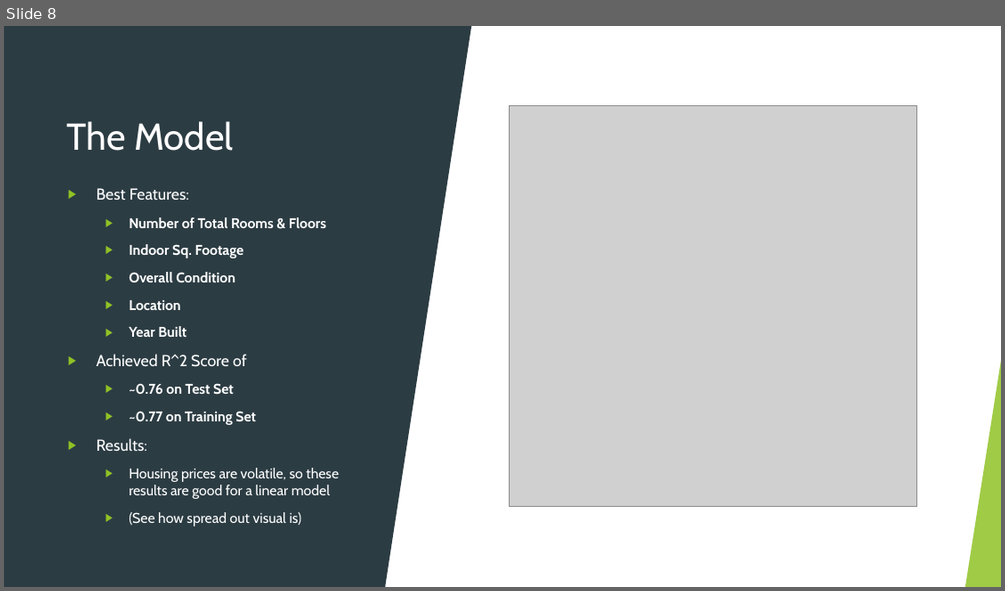
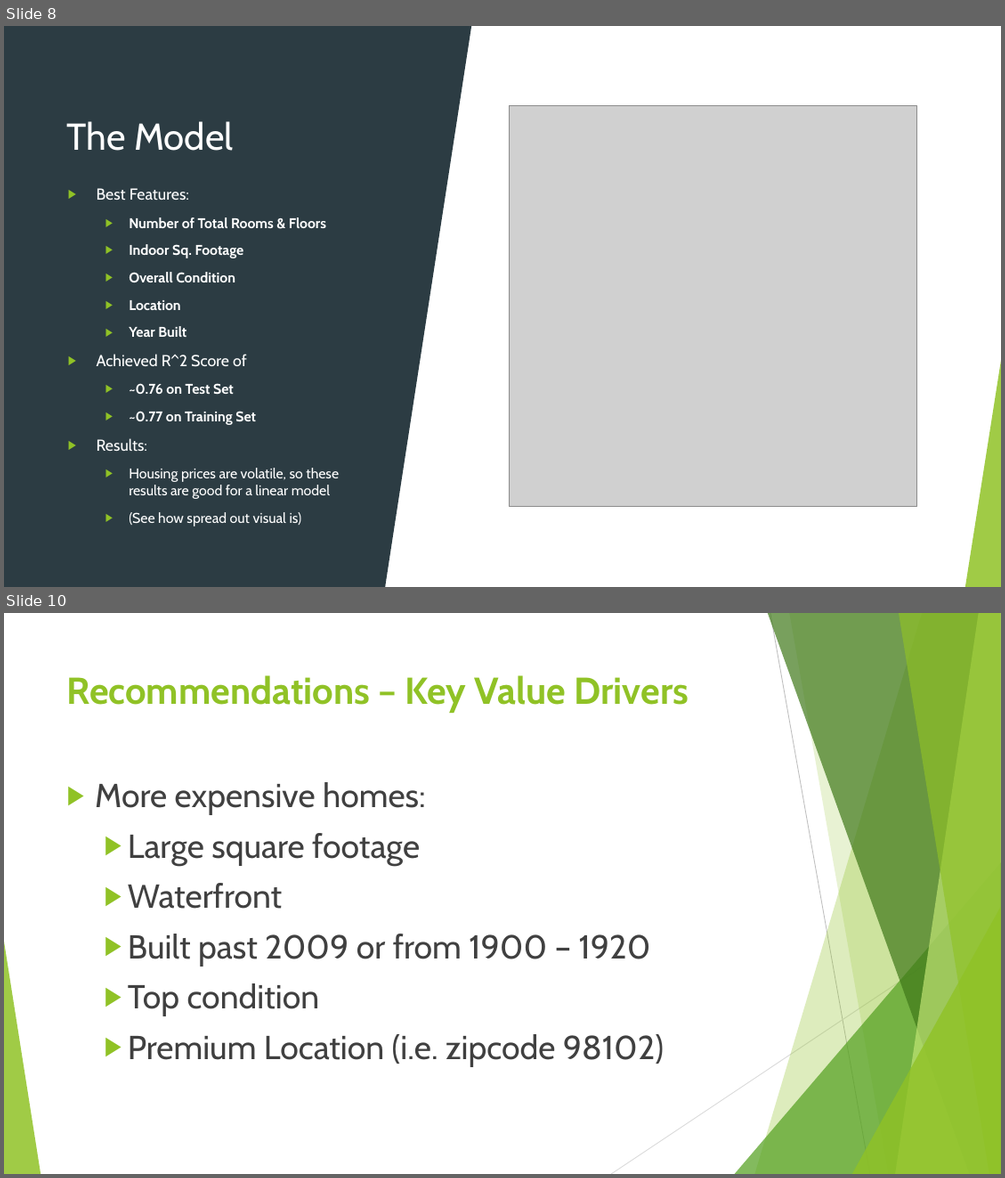
Before and after one commit to arcaputo3/dsc-1-final-project-online-ds-sp-000, a slide deck: Linear Regression Modeling.pptx. Shown one above the other, each under a label of ours: slide 8 before the commit, slides 8 and 10 after it; the slides between them are not shown. The pictures are 1005x591 and 1005x1178 pixels, drawn with LibreOffice and Linux fonts; fonts in the diff are those of the drawing; grey boxes stand for pictures. Boxes give left, top, right and bottom in pixels: in the first picture for what was removed or moved away, otherwise in the second. Text is boxed around its words. In the diff, an @@ line names an element or a change of style, - is before the commit and + after.

```diff
--- a/Linear Regression Modeling.pptx
+++ b/Linear Regression Modeling.pptx
@@ slide 10 added at [4, 613, 1001, 1174], background #FFFFFF; not listed: 10 template elements that a slide beside it also shows @@
@@ title added at [67, 675, 689, 713], 36 pt, text #90C226, bold @@
+Recommendations – Key Value Drivers
@@ text added at [95, 782, 663, 1066], 32 pt, text #404040 @@
+▶ More expensive homes:
+  ▶ Large square footage
+  ▶ Waterfront
+  ▶ Built past 2009 or from 1900 – 1920
+  ▶ Top condition
+  ▶ Premium Location (i.e. zipcode 98102)
```
Also in this commit, not shown: 2 slides changed, 2 other slides added, 2 other files.
